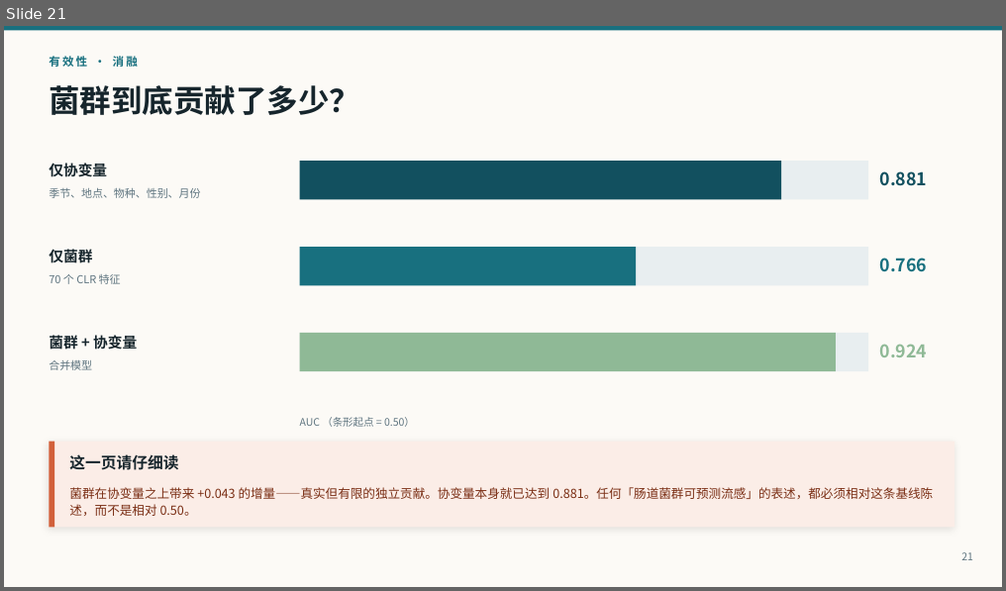
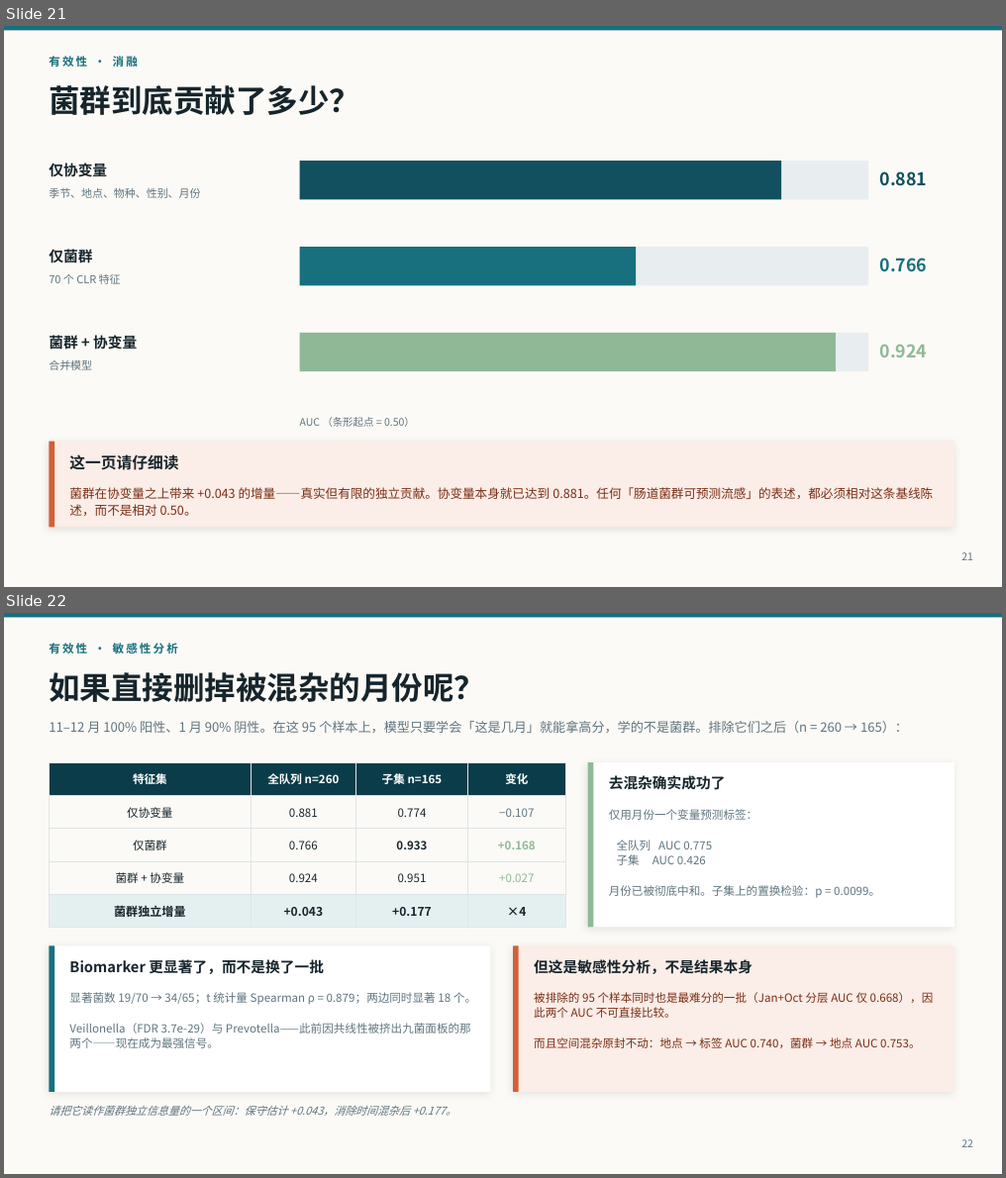
Before and after one commit to pengsihua2023/Christina-machine-learning-project, a slide deck: slides/Influenza_Microbiome_ML_Overview_ZH.pptx. Shown one above the other, each under a label of ours: slide 21 before the commit, slides 21 and 22 after it. The pictures are 1006x591 and 1006x1178 pixels, drawn with LibreOffice and Linux fonts; fonts in the diff are those of the drawing. Boxes give left, top, right and bottom in pixels: in the first picture for what was removed or moved away, otherwise in the second. Text is boxed around its words. In the diff, an @@ line names an element or a change of style, - is before the commit and + after.

```diff
--- a/slides/Influenza_Microbiome_ML_Overview_ZH.pptx
+++ b/slides/Influenza_Microbiome_ML_Overview_ZH.pptx
@@ slide 22 added at box(4, 613, 1002, 1174), background #FCFAF6 @@
@@ rectangle added at box(4, 613, 1002, 618), fill #18707F @@
@@ text added at box(49, 643, 178, 654), 11 pt, text #18707F, bold @@
+有效性 · 敏感性分析
@@ text added at box(49, 672, 485, 702), 30 pt, text #16252C, bold @@
+如果直接删掉被混杂的月份呢？
@@ text added at box(49, 721, 908, 733), 12.5 pt, text #5F7580 @@
+11–12 月 100% 阳性、1 月 90% 阴性。在这 95 个样本上，模型只要学会「这是几月」就能拿高分，学的不是菌群。排除它们之后（n = 260 → 165）：
@@ table added at box(49, 762, 565, 923), 5 rows, 4 columns @@
+特征集 | 全队列 n=260 | 子集 n=165 | 变化
+仅协变量 | 0.881 | 0.774 | −0.107
+仅菌群 | 0.766 | 0.933 | +0.168
+菌群 + 协变量 | 0.924 | 0.951 | +0.027
+菌群独立增量 | +0.043 | +0.177 | ×4
@@ rectangle added at box(588, 762, 954, 928), fill #FFFFFF @@
@@ rectangle added at box(588, 762, 593, 928), fill #8FB996 @@
@@ text added at box(609, 775, 726, 790), 14 pt, text #16252C, bold @@
+去混杂确实成功了
@@ text added at box(609, 809, 880, 898), 11 pt, text #5F7580 @@
+仅用月份一个变量预测标签：
+全队列 AUC 0.775
+子集 AUC 0.426
+月份已被彻底中和。子集上的置换检验：p = 0.0099。
@@ rectangle added at box(49, 947, 491, 1092), fill #FFFFFF @@
@@ rectangle added at box(49, 947, 54, 1092), fill #18707F @@
@@ text added at box(69, 959, 324, 974), 14 pt, text #16252C, bold @@
+Biomarker 更显著了，而不是换了一批
@@ rectangle added at box(513, 947, 954, 1092), fill #FBEDE7 @@
@@ rectangle added at box(513, 947, 519, 1092), fill #D2603A @@
@@ text added at box(534, 959, 752, 974), 14 pt, text #16252C, bold @@
+但这是敏感性分析，不是结果本身
@@ text added at box(69, 992, 476, 1049), 11 pt, text #5F7580 @@
+显著菌数 19/70 → 34/65；t 统计量 Spearman ρ = 0.879；两边同时显著 18 个。
+Veillonella（FDR 3.7e-29）与 Prevotella——此前因共线性被挤出九菌面板的那两个——现在成为最强信号。
@@ text added at box(534, 992, 934, 1049), 11 pt, text #7A2E14 @@
+被排除的 95 个样本同时也是最难分的一批（Jan+Oct 分层 AUC 仅 0.668），因此两个 AUC 不可直接比较。
+而且空间混杂原封不动：地点 → 标签 AUC 0.740，菌群 → 地点 AUC 0.753。
@@ text added at box(49, 1105, 456, 1116), 10.5 pt, text #5F7580, italic @@
+请把它读作菌群独立信息量的一个区间：保守估计 +0.043，消除时间混杂后 +0.177。
@@ text added at box(961, 1140, 973, 1148), 10 pt, text #5F7580 @@
+22
```
Also in this commit, not shown: 7 slides changed, 11 other files.
